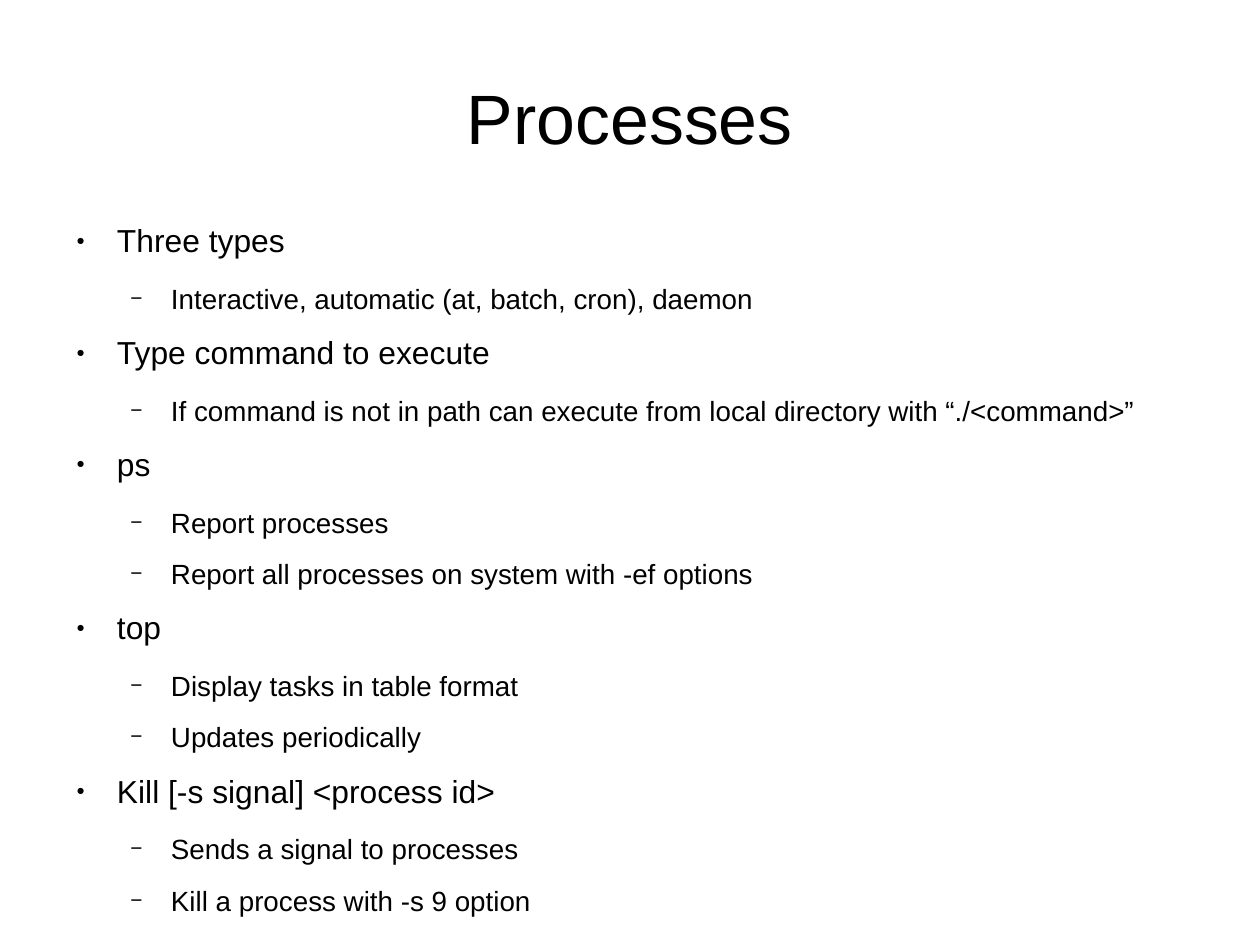
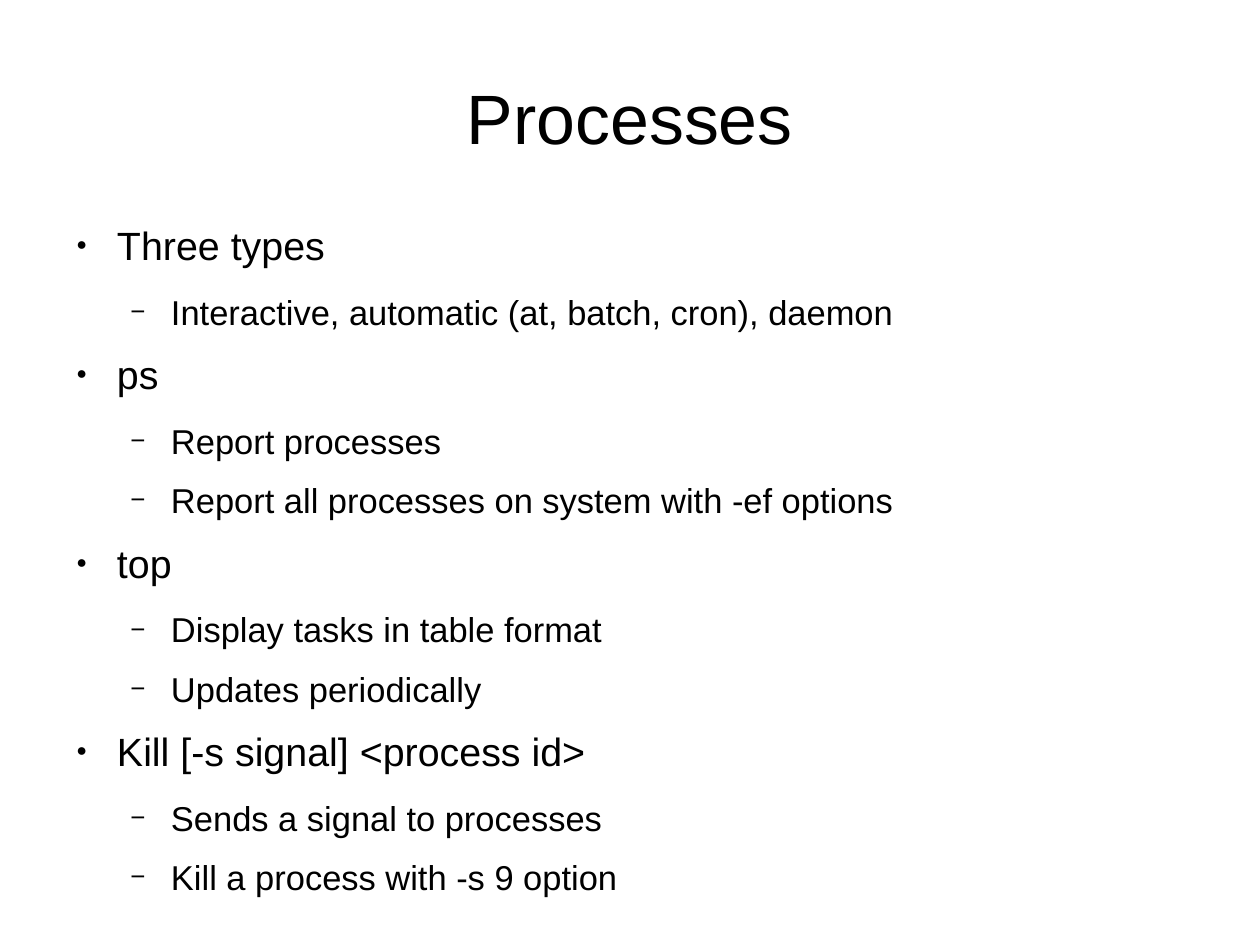
Before and after one commit to UNR-CFB/bch-709-intro-bioinformatics-2015f, a slide deck: slide 20 of day-1/doc/presentation.odp. Drawn at 1260x945 pixels with LibreOffice and Linux fonts; fonts in the diff are those of the drawing. Boxes give left, top, right and bottom in pixels: in the first picture for what was removed or moved away, otherwise in the second. Text is boxed around its words. In the diff, an @@ line names an element or a change of style, - is before the commit and + after.

```diff
--- a/day-1/doc/presentation.odp
+++ b/day-1/doc/presentation.odp
@@ text "Three types" at (117,231,893,897): size 20 to 24.8 pt in "Three types", "ps", "top", "Kill [-s signal] <process id>"; size 17.5 to 21.7 pt in "Interactive, automatic (at, batch, cron), daemon", "Report processes", "Report all processes on system with -ef ...", "Display tasks in table format" and 3 more places @@
@@ text at (171,401,1133,426): paragraphs removed @@
-● Type command to execute
-  − If command is not in path can execute from local directory with “./<command>”
```
Also in this commit, not shown: 15 other slides changed, 1 other file.
